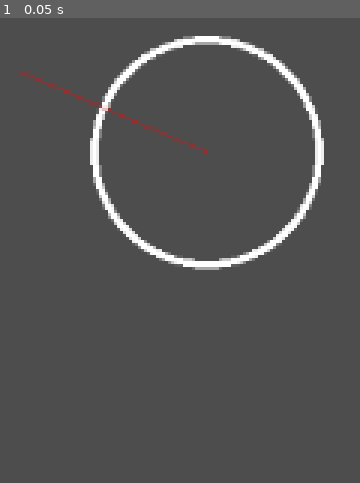
Above: before the commit, frame 1.
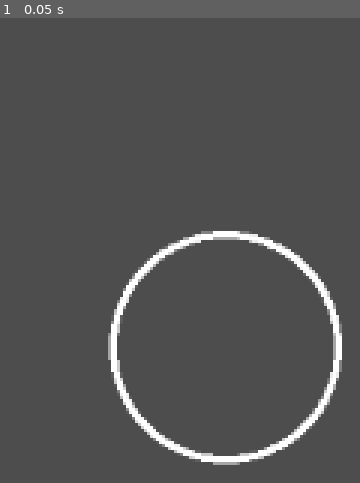
Above: after the commit, the same moment.

Repository: chrisvm/puck_puzzle
Game: Godot game, scene res://main.tscn
Same seed, same stepped clock (60 frames per second), same inputs: the game is played once before the commit and once after it.
Inputs:
- Up to frame 1 (0.05 s): no input

The runs differ from the first frame. In frame 1, 7.7% of the frame differs, in the area x 5-95%, y 3-97%.

Commit message:
Added arrow, non-rotating

Diff:
--- a/main.tscn
+++ b/main.tscn
@@ -7,6 +7,6 @@
 script = ExtResource("1_771b4")
 
 [node name="PuckStartingPosition" type="Marker2D" parent="."]
-position = Vector2(100, 43)
+position = Vector2(210, 190)
 
 [node name="Puck" parent="." instance=ExtResource("1_u1g8j")]
--- a/scripts/main.gd
+++ b/scripts/main.gd
@@ -3,10 +3,8 @@
 
 # Called when the node enters the scene tree for the first time.
 func _ready() -> void:
-	# set the player puck to the starting marker
+	start_game()
+
+func start_game():
+		# set the player puck to the starting marker
 	$Puck.position = $PuckStartingPosition.position
-
-
-# Called every frame. 'delta' is the elapsed time since the previous frame.
-func _process(delta: float) -> void:
-	pass
--- a/scripts/puck.gd
+++ b/scripts/puck.gd
@@ -4,7 +4,6 @@
 var color: Color = Color.WHITE
 var dragging: bool = false
 var delta: Vector2 = Vector2.ZERO
-var current_mouse_pos: Vector2 = Vector2.ZERO
 
 # Called when the node enters the scene tree for the first time.
 func _ready() -> void:
@@ -18,28 +17,45 @@
 		queue_redraw()
 
 func _draw() -> void:
+	color = Color.AQUAMARINE if dragging else Color.WHITE
+	draw_circle(Vector2.ZERO, radius, color, false, 4)
+
 	if dragging:
-		color = Color.AQUAMARINE
-	else:
-		color = Color.WHITE
+		draw_force_arrow()
 
-	draw_circle(position, radius, color, false, 4)
-	draw_line(position, current_mouse_pos, Color.BROWN)
+func draw_force_arrow():
+	draw_dashed_line(Vector2.ZERO, -delta, Color.BROWN, 4, delta.length()/10.0)
+	draw_circle(Vector2.ZERO, 10, Color.BROWN, true)
+
+	# arrow
+	var endpoints = [Vector2(-10, 20), Vector2(10, 20)]
+	var theta = (-delta).angle_to(Vector2.UP)
+	for end in endpoints:
+		var new_end = Vector2(cos(theta) * end.x - sin(theta) * end.y, sin(theta) * end.x + cos(theta) * end.y)
+		end.x = new_end.x
+		end.y = new_end.y
+
+	draw_line(-delta, -delta + endpoints[0], Color.BROWN, 4)
+	draw_line(-delta, -delta + endpoints[1], Color.BROWN, 4)
+
 
 func _input(event):
 	if event is InputEventMouseButton and event.button_index == MOUSE_BUTTON_LEFT:
-		if (event.position - position).length() < radius:
+		var length_from_center = (event.position - position).length()
+		print(length_from_center)
+		print(event.position)
+		if length_from_center < radius:
 			# Start dragging if the click is on the sprite.
 			if not dragging and event.pressed:
 				dragging = true
-				current_mouse_pos = event.position
+				delta = event.position - position
 
 		# Stop dragging if the button is released.
 		if dragging and not event.pressed:
 			dragging = false
-			current_mouse_pos = Vector2.ZERO
+			delta = Vector2.ZERO
 
 	if event is InputEventMouseMotion and dragging:
-		current_mouse_pos = event.position
+		delta = event.position - position
 
 	queue_redraw()
